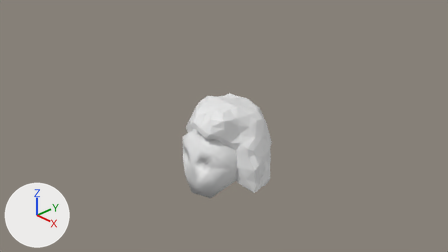
The Blender file maybraid/art/characters/hair/flowing_curls.blend: old version first, new version second.
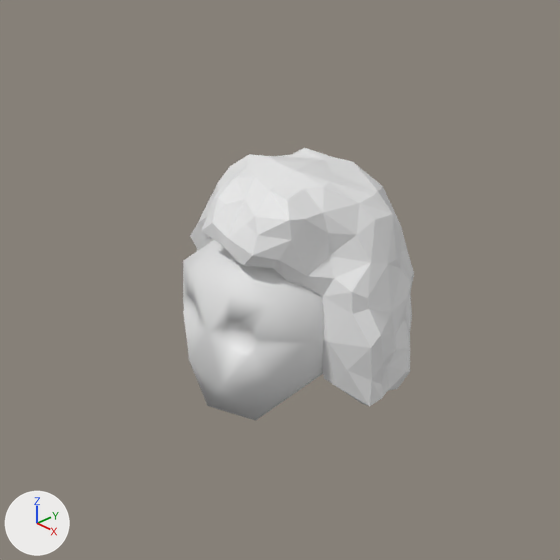
Old and new are each drawn from the file's camera 'Camera' and again close up on the part from 25% to 73% of the width and 14% to 100% of the height. Lighting does not change. The marker at lower left points along +X, +Y and +Z. The older version's two pictures come first.

Before the edit, the objects in view are built like this:
```python
me_icosphere_011 = bpy.data.meshes.new('Icosphere.011')
me_icosphere_011.from_pydata(...)  # 292 vertices, 531 faces; spans x -0.93..0.91, y -0.62..0.87, z -0.92..0.66
me_icosphere_019 = bpy.data.meshes.new('Icosphere.019')
me_icosphere_019.from_pydata(...)  # 110 vertices, 138 faces; spans x -0.95..0.95, y -1.29..1.0, z -1.05..1.0
me_icosphere_019.polygons.foreach_set('use_smooth', [True] * 138)
me_icosphere_019.materials.append(None)
ob_icosphere_002 = bpy.data.objects.new('Icosphere.002', me_icosphere_011)
ob_icosphere_002.location = (0.0, 0.0, -0.209)
ob_icosphere_019 = bpy.data.objects.new('Icosphere.019', me_icosphere_019)
ob_icosphere_019.location = (0.0, 0.0, -0.571)
ob_icosphere_019.scale = (0.634, 0.634, 0.634)
```
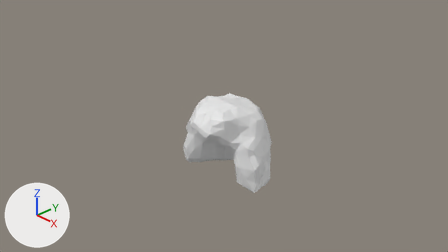
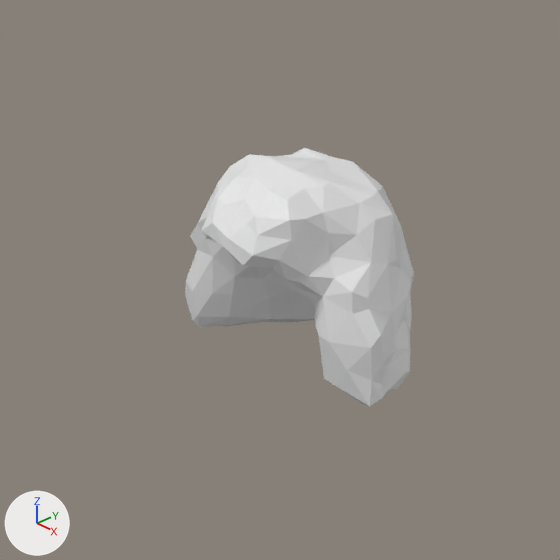
Where the newer file only moved an object's origin or applied its transform, the numbers keep the older frame.

Changed parts and their boxes (x1, y1, x2, y2) in the close-ups (560 x 560 px):
'Icosphere.019', hidden
    before: (183, 240, 324, 421)

Patch to the scene script:
```diff
--- a/maybraid/art/characters/hair/flowing_curls.blend.py
+++ b/maybraid/art/characters/hair/flowing_curls.blend.py
@@ ob_icosphere_019 @@
 ob_icosphere_019.scale = (0.634, 0.634, 0.634)
+ob_icosphere_019.hide_set(True)
```
